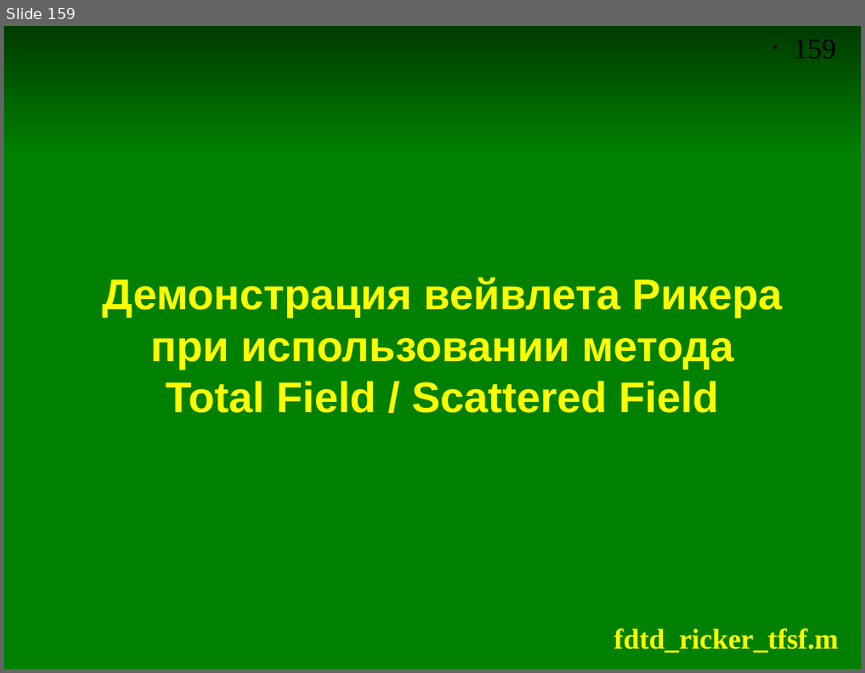
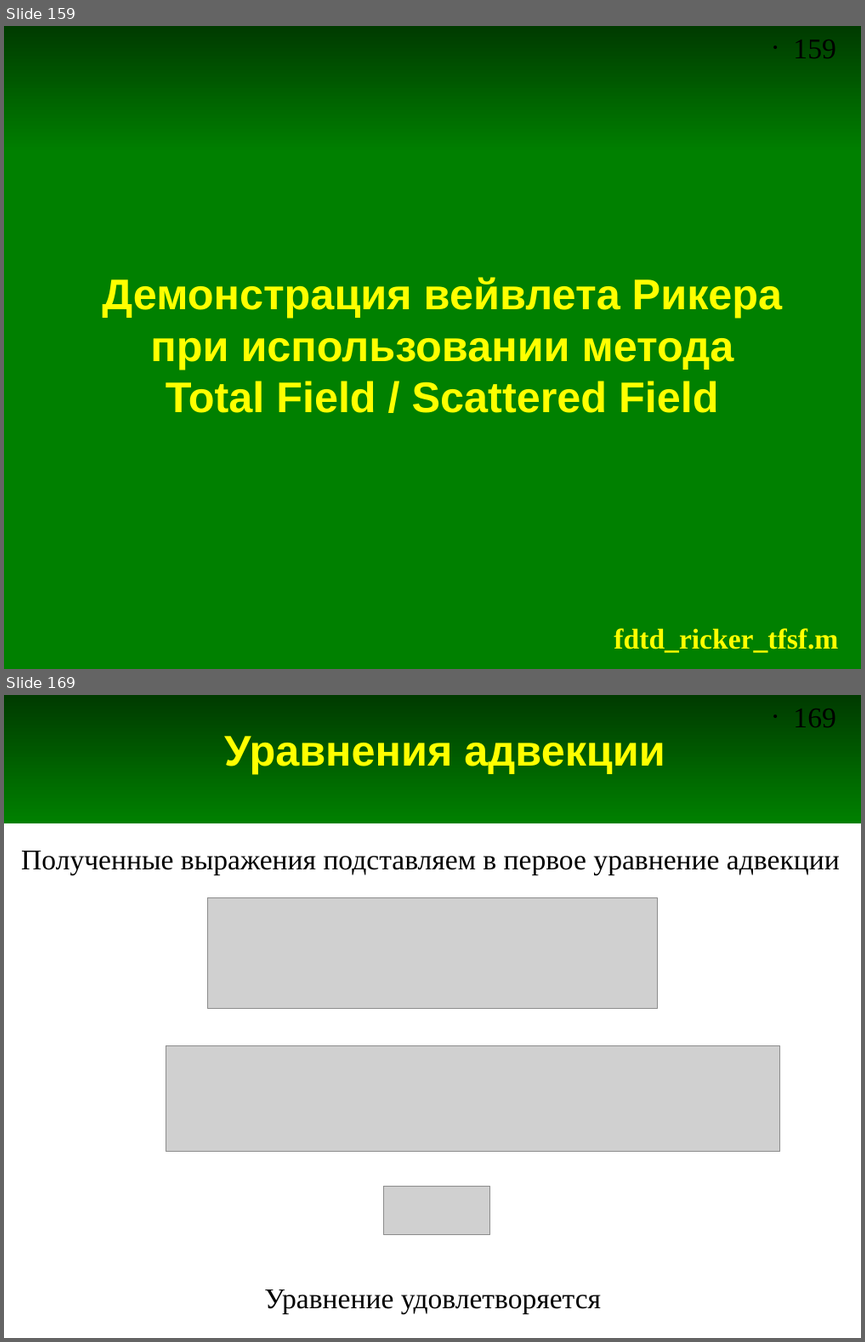
Before and after one commit to andris0147sv/modelling, a slide deck: presentations/2. FDTD.odp. Shown one above the other, each under a label of ours: slide 159 before the commit, slides 159 and 169 after it; the slides between them are not shown. The pictures are 865x673 and 865x1342 pixels, drawn with LibreOffice and Linux fonts; fonts in the diff are those of the drawing; grey boxes stand for pictures. Boxes give left, top, right and bottom in pixels: in the first picture for what was removed or moved away, otherwise in the second. Text is boxed around its words. In the diff, an @@ line names an element or a change of style, - is before the commit and + after.

```diff
--- a/presentations/2. FDTD.odp
+++ b/presentations/2. FDTD.odp
@@ slide 169 added at [4, 695, 861, 1338], background #FFFFFF; not listed: 2 template elements that a slide beside it also shows @@
@@ title added at [224, 736, 664, 774], 36 pt, text #FFFF00, bold @@
+Уравнения адвекции
@@ text added at [21, 851, 840, 874], 24 pt, text #000000 @@
+Полученные выражения подставляем в первое уравнение адвекции
@@ picture added at [208, 897, 658, 1009] @@
@@ picture added at [166, 1045, 780, 1151] @@
@@ picture added at [384, 1186, 490, 1235] @@
@@ text added at [264, 1289, 601, 1313], 24 pt, text #000000 @@
+Уравнение удовлетворяется
```
Also in this commit, not shown: 1 slide changed, 11 other slides added.
